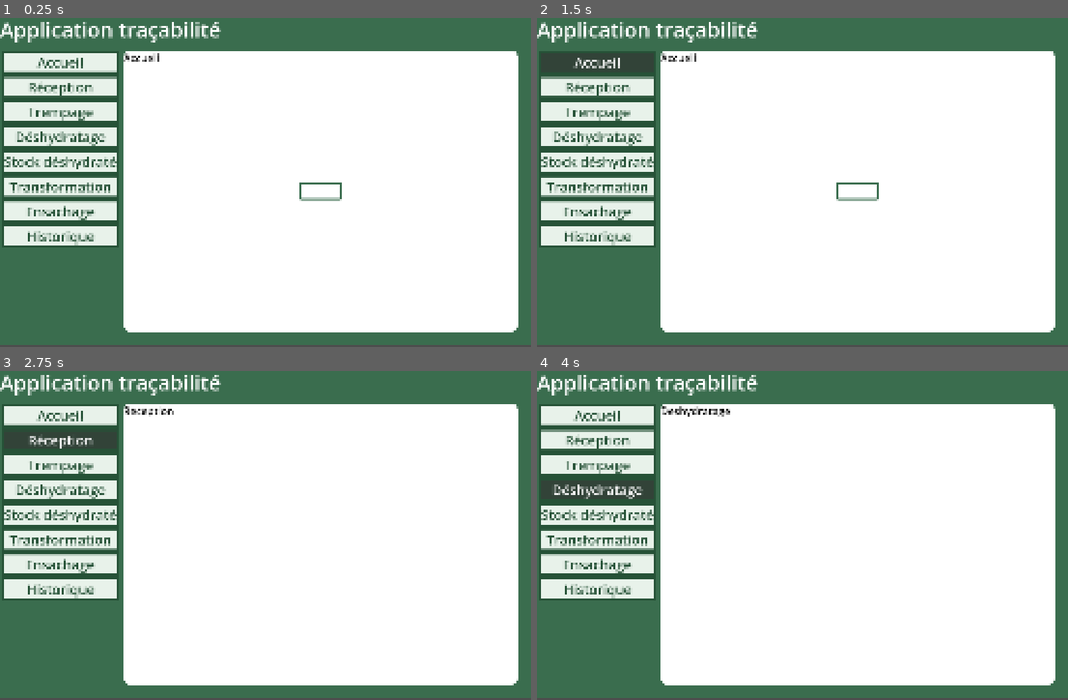
Above: before the commit, frames 1-4 (two rows, left to right).
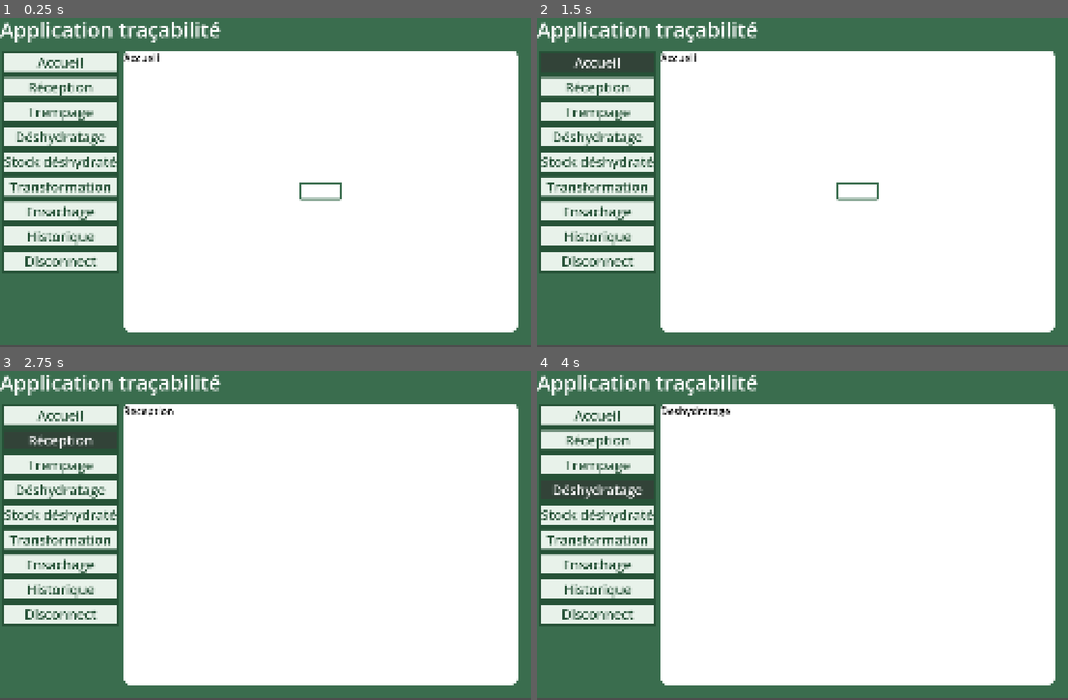
Above: after the commit, the same moments.

Repository: Animo105/tout-cru-dans-le-bec
Game: Godot game, scene res://main_app/main.tscn
The game is run twice, just before and just after one commit, with the same random seed, the same clock (stepped at 60 frames per second) and the same inputs.
Inputs (mouse positions are in pixels of both pictures, inside the frame that each line leads up to):
- Up to frame 1 (0.25 s): no input
- Up to frame 2 (1.5 s): click (595, 261) at 0.5 s, where only the run after the commit has a clickable "Disconnect"; click "Accueil" at 1.25 s
- Up to frame 3 (2.75 s): click "Réception" at 2 s
- Up to frame 4 (4 s): click "Trempage" at 2.75 s; click "Déshydratage" at 3.5 s

The runs differ from the first frame. In frame 1, 1.7% of the frame differs, in the area x 0-23%, y 69-78%; in frame 2, 1.7%; in frame 3, 1.7%; in frame 4, 1.7%.

Commit message:
login qui fonctionne ???????????
i hope

Diff:
--- /dev/null
+++ b/assets/themes/LoginTheme.tres
@@ -0,0 +1,10 @@
+[gd_resource type="Theme" format=3 uid="uid://co7vw0m62m2lh"]
+
+[sub_resource type="StyleBoxFlat" id="StyleBoxFlat_5ebog"]
+bg_color = Color(0.19644731, 0.7063593, 0.41165894, 1)
+
+[resource]
+Button/colors/font_color = Color(1, 1, 1, 1)
+Button/font_sizes/font_size = 100
+Button/styles/normal = SubResource("StyleBoxFlat_5ebog")
+LineEdit/font_sizes/font_size = 100
--- /dev/null
+++ b/globals/autoloads/SceneManager.gd
@@ -0,0 +1,123 @@
+## Handles scene transitions and ensures only one active scene at a time.
+##
+## This manager is responsible for changing the current scene, optionally freeing the previous one,
+## and preventing multiple transitions from happening simultaneously.
+extends Node
+
+## The current scene of the Tree. Same as [code]get_tree().current_scene[/code]
+var current_scene : Node : get = _get_current_scene
+## The previous scene that was not freed upon scene_change.
+var previous_scene : Node
+
+var _saved_nodes : Dictionary[String, Node]
+var _pending_node_scene : Node = null
+var _pending_free_current_scene : bool = true
+var _scene_change_queued : bool = false
+
+func _get_current_scene():
+	return get_tree().current_scene
+
+func _change_scene():
+	var node = _pending_node_scene
+	var free_current_scene = _pending_free_current_scene
+	_pending_node_scene = null
+	_pending_free_current_scene = true
+	_scene_change_queued = false
+	if not is_instance_valid(node) or node.is_queued_for_deletion() :
+		push_error("Node was freed between the call and the change.")
+		return
+	if node.get_parent():
+		node.get_parent().remove_child(node)
+	var scene : Node = current_scene
+	if is_instance_valid(scene) && not scene.is_queued_for_deletion():
+		get_tree().root.remove_child(scene)
+		if free_current_scene:
+			scene.queue_free()
+		else:
+			previous_scene = scene
+	get_tree().root.add_child(node)
+	get_tree().current_scene = node
+
+## Loads the given [param node] as the main scene.
+## If [param free_current_scene] is false, the current scene will not be freed
+## and will instead be stored in [member previous_scene].[br]
+##
+## Returns [constant OK] on success, or [constant ERR_DOES_NOT_EXIST]
+## if [param node] is null. If the [param node] has a parent, it will be detached
+## before being set as the main scene.
+func load_from_node(node : Node, free_current_scene : bool = true) -> Error:
+	if not node:
+		return Error.ERR_DOES_NOT_EXIST
+	_pending_node_scene = node
+	_pending_free_current_scene = free_current_scene
+	if not _scene_change_queued:
+		_change_scene.call_deferred()
+		_scene_change_queued = true
+	return Error.OK
+
+## Instantiates the given [param packed_scene] and loads it as the main scene via [method load_from_node].
+## If [param free_current_scene] is false, the current scene will not be freed
+## and will instead be stored in [member previous_scene].[br]
+##
+## Returns [constant OK] on success, [constant ERR_DOES_NOT_EXIST]
+## if [param packed_scene] is null, or [constant ERR_INVALID_PARAMETER]
+## if the [param packed_scene] cannot be instantiated.
+func load_from_packed_scene(packed_scene : PackedScene, free_current_scene : bool = true) -> Error:
+	if not packed_scene:
+		return Error.ERR_DOES_NOT_EXIST
+	if not packed_scene.can_instantiate():
+		return Error.ERR_INVALID_PARAMETER
+	var node : Node = packed_scene.instantiate()
+	return load_from_node(node, free_current_scene)
+
+## Loads a scene from the given [param file_path], converts it into a PackedScene,
+## and loads it as the main scene via [method load_from_packed_scene].
+## If [param free_current_scene] is false, the current scene will not be freed
+## and will instead be stored in [member previous_scene].[br]
+##
+## Returns [constant OK] on success, [constant ERR_FILE_BAD_PATH] if the file does not exist,
+## or [constant ERR_INVALID_PARAMETER] if the loaded file is not a valid PackedScene.
+func load_from_file(path : String, free_current_scene : bool = true) -> Error:
+	if not FileAccess.file_exists(path):
+		return Error.ERR_FILE_BAD_PATH
+	var packed = load(path)
+	if not packed is PackedScene:
+		return Error.ERR_INVALID_PARAMETER
+	return load_from_packed_scene(packed, free_current_scene)
+
+## Loads a previously saved scene associated with the given [param key] and sets it as the main scene via [method load_from_node].
+## This requires the scene to have been previously stored using [method save_current_scene_as].[br]
+##
+## Returns [constant OK] on success, or [constant ERR_DOES_NOT_EXIST] if the [param key] does not exist or is invalid.
+func load_from_saved_key(key : String, free_current_scene : bool = true) -> Error:
+	if not _saved_nodes.has(key) or not _saved_nodes[key]:
+		return Error.ERR_DOES_NOT_EXIST
+	return load_from_node(_saved_nodes[key], free_current_scene)
+
+## Saves the [member current_scene] under the given [param key].
+## The scene can later be restored using [method load_from_saved_key] provided it wasn't freed.
+func save_current_scene_as(key : String) -> void:
+	_saved_nodes[key] = current_scene
+
+## Free the saved scene under the [param key] provided.
+func free_saved_scene(key : String) -> void:
+	if _saved_nodes.has(key):
+		_saved_nodes[key].queue_free()
+		_saved_nodes.erase(key)
+
+## Free all the saved scene.
+func free_all_saved_scene() -> void:
+	for key in _saved_nodes.keys():
+		if _saved_nodes[key]:
+			_saved_nodes[key].queue_free()
+		_saved_nodes.erase(key)
+
+## Load the previous scene via [method load_from_node].
+func load_previous_scene() -> Error:
+	return load_from_node(previous_scene)
+
+## Free the previous scene.
+func free_previous_scene() -> void:
+	if previous_scene:
+		previous_scene.queue_free()
+	previous_scene = null
--- /dev/null
+++ b/login.gd
@@ -0,0 +1,26 @@
+extends Control
+@onready var username: LineEdit = $PanelContainer/MarginContainer/VBoxContainer/Username
+@onready var mot_de_passe: LineEdit = $PanelContainer/MarginContainer/VBoxContainer/MotDePasse
+@onready var nouvelle_ip: LineEdit = $PanelContainer/MarginContainer/VBoxContainer/NouvelleIP
+
+# Called when the node enters the scene tree for the first time.
+func _ready() -> void:
+	pass # Replace with function body.
+
+
+# Called every frame. 'delta' is the elapsed time since the previous frame.
+func _process(delta: float) -> void:
+	pass
+
+
+func _on_login_button_pressed() -> void:
+	var my_dict = {"UserName" : username.text, "Password" : mot_de_passe.text}
+	var body = JSON.stringify(my_dict).to_utf8_buffer()
+
+	if await HttpHelper.request(HttpHelper.BASE_URL + "/api/login", HTTPClient.METHOD_POST, body):
+		SceneManager.load_from_file("res://main_app/main.tscn", false)
+
+
+func _on_change_ip_pressed() -> void:
+	HttpHelper.BASE_URL = nouvelle_ip.text
+	nouvelle_ip.text = ""
--- /dev/null
+++ b/login.tscn
@@ -0,0 +1,87 @@
+[gd_scene format=3 uid="uid://bnf3bro3rneuv"]
+
+[ext_resource type="Theme" uid="uid://dn5qgfk13nyr8" path="res://assets/themes/backgroundScenes.tres" id="1_3n56f"]
+[ext_resource type="Script" uid="uid://cy1dno2g5wc8c" path="res://login.gd" id="1_bvvwm"]
+[ext_resource type="Theme" uid="uid://cf4ja7b5l4dtb" path="res://assets/themes/Labels.tres" id="2_xlo4h"]
+[ext_resource type="Theme" uid="uid://co7vw0m62m2lh" path="res://assets/themes/LoginTheme.tres" id="3_xlo4h"]
+
+[node name="Login" type="Control" unique_id=714780450]
+layout_mode = 3
+anchors_preset = 15
+anchor_right = 1.0
+anchor_bottom = 1.0
+grow_horizontal = 2
+grow_vertical = 2
+script = ExtResource("1_bvvwm")
+
+[node name="PanelContainer" type="PanelContainer" parent="." unique_id=867842851]
+layout_mode = 1
+anchors_preset = 15
+anchor_right = 1.0
+anchor_bottom = 1.0
+grow_horizontal = 2
+grow_vertical = 2
+theme = ExtResource("1_3n56f")
+
+[node name="MarginContainer" type="MarginContainer" parent="PanelContainer" unique_id=1141614200]
+layout_mode = 2
+theme_override_constants/margin_left = 100
+theme_override_constants/margin_top = 100
+theme_override_constants/margin_right = 100
+theme_override_constants/margin_bottom = 100
+
+[node name="VBoxContainer" type="VBoxContainer" parent="PanelContainer/MarginContainer" unique_id=351972407]
+layout_mode = 2
+
+[node name="Label3" type="Label" parent="PanelContainer/MarginContainer/VBoxContainer" unique_id=1532886740]
+layout_mode = 2
+size_flags_horizontal = 4
+theme = ExtResource("2_xlo4h")
+text = "APPLICATION TRACABILITÉ"
+
+[node name="Label" type="Label" parent="PanelContainer/MarginContainer/VBoxContainer" unique_id=1845409839]
+layout_mode = 2
+theme = ExtResource("2_xlo4h")
+text = "ENTRE LE NOM D'UTILISATEUR:"
+
+[node name="Username" type="LineEdit" parent="PanelContainer/MarginContainer/VBoxContainer" unique_id=152133546]
+layout_mode = 2
+theme = ExtResource("3_xlo4h")
+
+[node name="Label2" type="Label" parent="PanelContainer/MarginContainer/VBoxContainer" unique_id=1115849090]
+layout_mode = 2
+theme = ExtResource("2_xlo4h")
+text = "ENTRE LE MOT DE PASSE:"
+
+[node name="MotDePasse" type="LineEdit" parent="PanelContainer/MarginContainer/VBoxContainer" unique_id=1695032410]
+layout_mode = 2
+theme = ExtResource("3_xlo4h")
+secret = true
+secret_character = "*"
+
+[node name="LoginButton" type="Button" parent="PanelContainer/MarginContainer/VBoxContainer" unique_id=2110950482]
+layout_mode = 2
+size_flags_horizontal = 4
+size_flags_vertical = 4
+theme = ExtResource("3_xlo4h")
+text = "Log In"
+
+[node name="Label4" type="Label" parent="PanelContainer/MarginContainer/VBoxContainer" unique_id=1664376420]
+layout_mode = 2
+theme = ExtResource("2_xlo4h")
+text = "ENTRE LA NOUVELLE ADRESSE:"
+
+[node name="NouvelleIP" type="LineEdit" parent="PanelContainer/MarginContainer/VBoxContainer" unique_id=421422773]
+layout_mode = 2
+theme = ExtResource("3_xlo4h")
+secret_character = "*"
+
+[node name="ChangeIp" type="Button" parent="PanelContainer/MarginContainer/VBoxContainer" unique_id=262227749]
+layout_mode = 2
+size_flags_horizontal = 4
+size_flags_vertical = 4
+theme = ExtResource("3_xlo4h")
+text = "Changer l'ip"
+
+[connection signal="pressed" from="PanelContainer/MarginContainer/VBoxContainer/LoginButton" to="." method="_on_login_button_pressed"]
+[connection signal="pressed" from="PanelContainer/MarginContainer/VBoxContainer/ChangeIp" to="." method="_on_change_ip_pressed"]
--- a/main_app/main.gd
+++ b/main_app/main.gd
@@ -68,3 +68,7 @@
 func _on_historique_pressed() -> void:
 	hideAll()
 	historique.show()
+
+
+func _on_deconexion_pressed() -> void:
+	SceneManager.load_previous_scene()
--- a/main_app/main.tscn
+++ b/main_app/main.tscn
@@ -112,6 +112,10 @@
 text = "Historique
 "
 
+[node name="Deconexion" type="Button" parent="Background/VBoxContainer/MarginContainer/HBoxContainer/NavBarContainer/MarginContainer/VBoxContainer" unique_id=406435515]
+layout_mode = 2
+text = "Disconnect"
+
 [node name="SceneContainer" type="PanelContainer" parent="Background/VBoxContainer/MarginContainer/HBoxContainer" unique_id=492438488]
 layout_mode = 2
 size_flags_horizontal = 4
@@ -160,3 +164,4 @@
 [connection signal="pressed" from="Background/VBoxContainer/MarginContainer/HBoxContainer/NavBarContainer/MarginContainer/VBoxContainer/transformation" to="." method="_on_transformation_pressed"]
 [connection signal="pressed" from="Background/VBoxContainer/MarginContainer/HBoxContainer/NavBarContainer/MarginContainer/VBoxContainer/Ensachage" to="." method="_on_ensachage_pressed"]
 [connection signal="pressed" from="Background/VBoxContainer/MarginContainer/HBoxContainer/NavBarContainer/MarginContainer/VBoxContainer/Historique" to="." method="_on_historique_pressed"]
+[connection signal="pressed" from="Background/VBoxContainer/MarginContainer/HBoxContainer/NavBarContainer/MarginContainer/VBoxContainer/Deconexion" to="." method="_on_deconexion_pressed"]
--- a/project.godot
+++ b/project.godot
@@ -14,6 +14,11 @@
 run/main_scene="uid://dn5au5subkbf1"
 config/features=PackedStringArray("4.7", "Forward Plus")
 config/icon="res://assets/icon.svg"
+
+[autoload]
+
+SceneManager="*uid://dn6g4v4scg00s"
+HttpHelper="*uid://6pkaepxleanj"
 
 [display]
 
Not shown, added: globals/autoloads/SceneManager.gd.uid
Not shown, added: login.gd.uid
